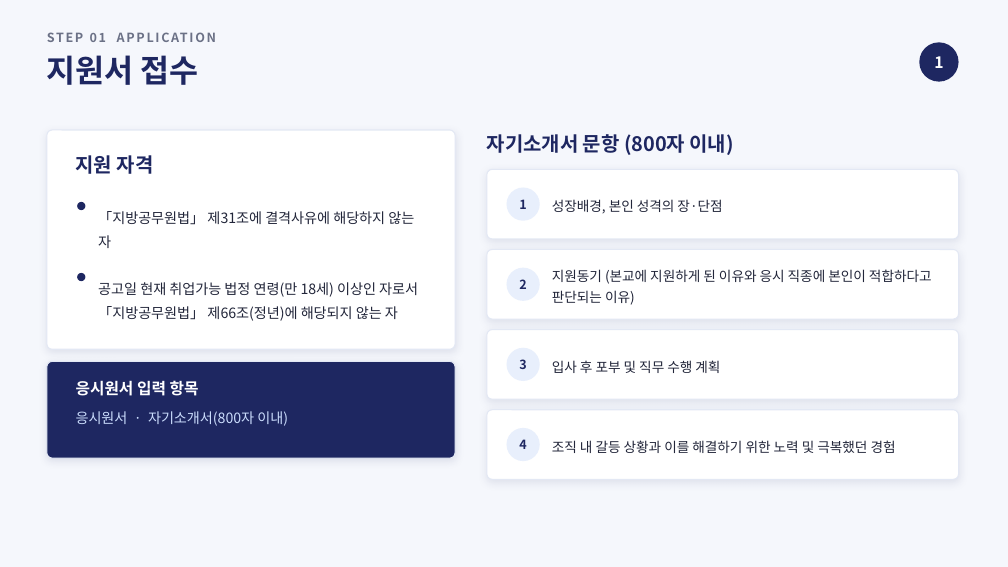
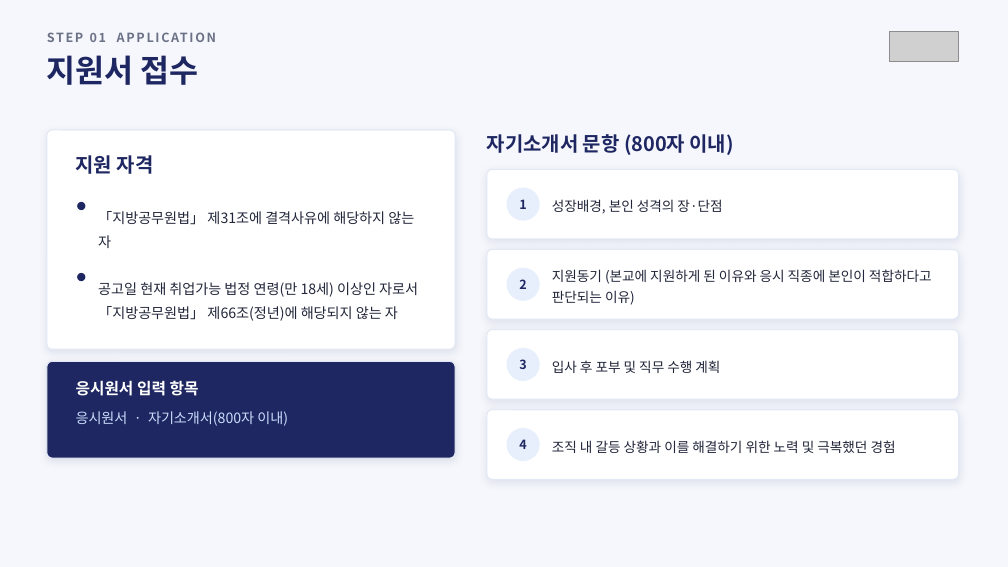
Before and after one commit to sogood459-max/miracle-guy, a slide deck: slide 6 of docs/2027년_사무직원_채용계획안_A_우측엠블럼.pptx. Drawn at 1008x567 pixels with LibreOffice and Linux fonts; fonts in the diff are those of the drawing; grey boxes stand for pictures. Boxes give left, top, right and bottom in pixels: in the first picture for what was removed or moved away, otherwise in the second. Text is boxed around its words. In the diff, an @@ line names an element or a change of style, - is before the commit and + after.

```diff
--- a/docs/2027년_사무직원_채용계획안_A_우측엠블럼.pptx
+++ b/docs/2027년_사무직원_채용계획안_A_우측엠블럼.pptx
@@ picture added at [889,32,959,61] @@
@@ ellipse removed at [920,42,959,82] @@
@@ text removed at [934,56,943,68] @@
-1
```
Also in this commit, not shown: 9 other slides changed, 2 other files.
